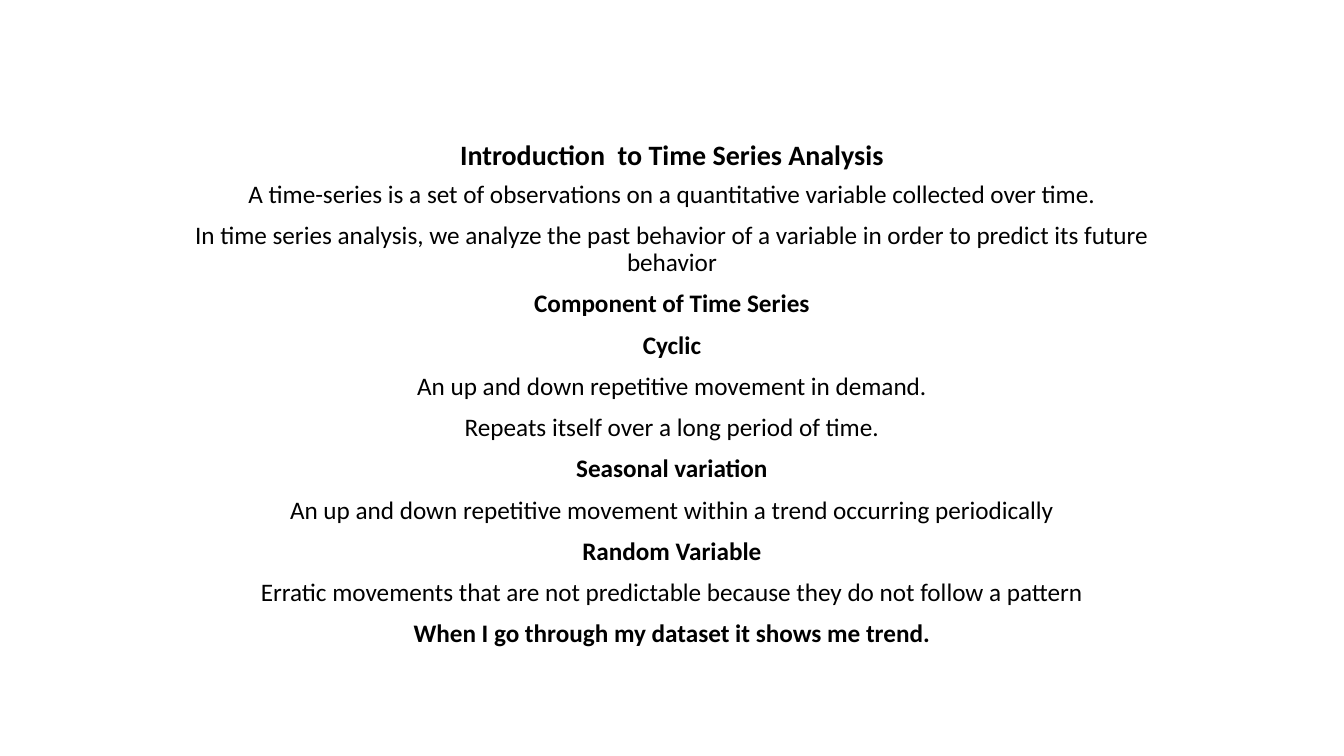
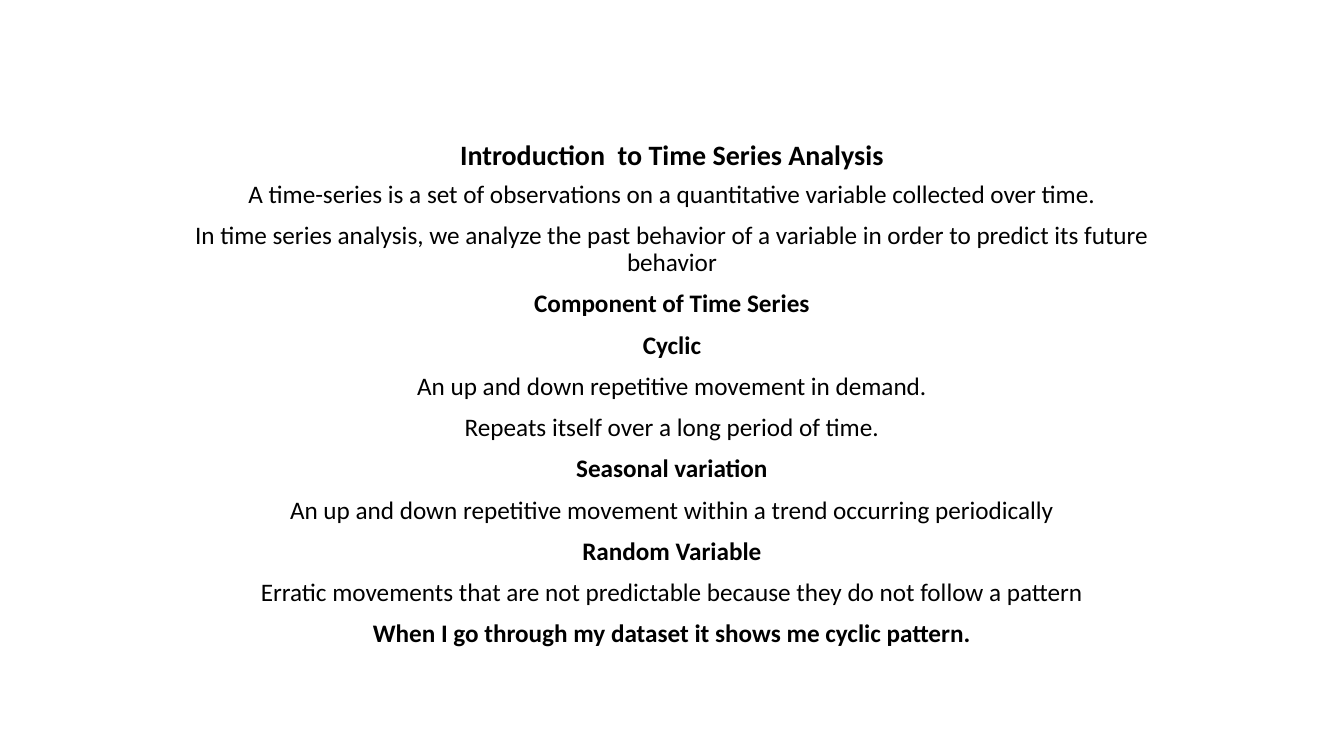
Before and after one commit to sweta0805/Capstone3Project, a slide deck: slide 3 of Capstone3_Presentation.pptx. Drawn at 1344x756 pixels with LibreOffice and Linux fonts; fonts in the diff are those of the drawing. Boxes give left, top, right and bottom in pixels: in the first picture for what was removed or moved away, otherwise in the second. Text is boxed around its words. In the diff, an @@ line names an element or a change of style, - is before the commit and + after.

```diff
--- a/Capstone3_Presentation.pptx
+++ b/Capstone3_Presentation.pptx
@@ subtitle at (373, 624, 971, 647): text changed @@
-When I go through my dataset it shows me trend.
+When I go through my dataset it shows me cyclic pattern.
```
Also in this commit, not shown: 1 slide added.
